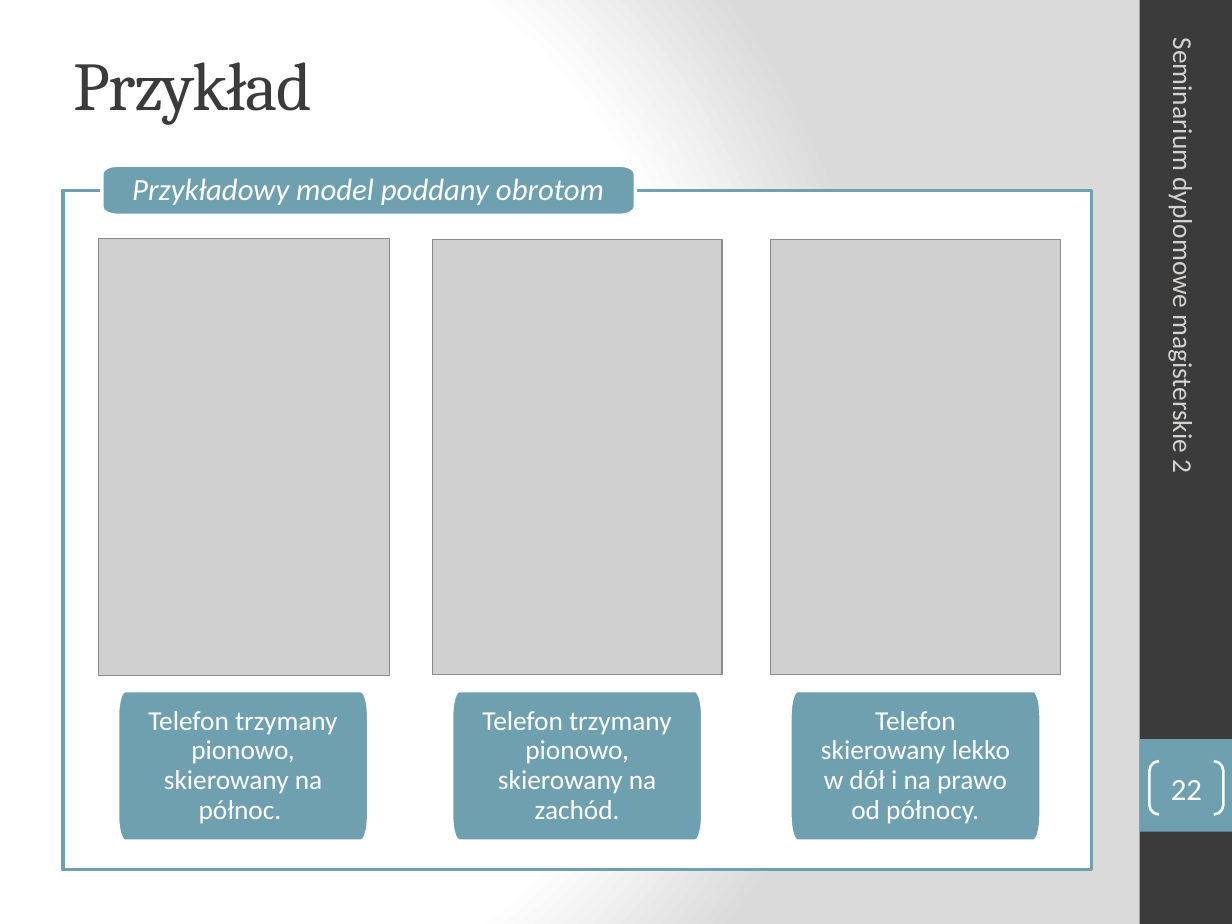
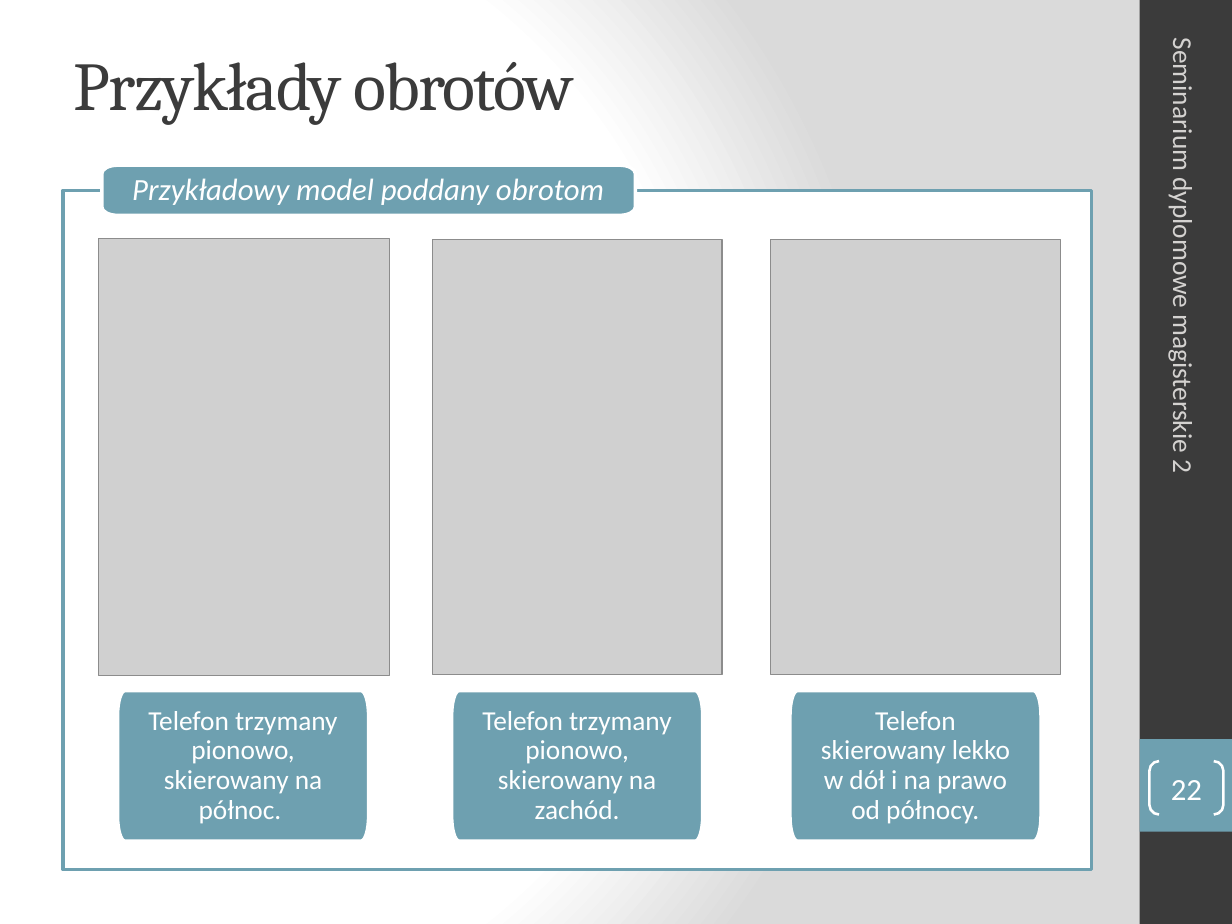
Before and after one commit to manisero/SemesterX, a slide deck: slide 22 of SDM2/manisero/sdm2_Aniserowicz_Michal.pptx. Drawn at 1232x924 pixels with LibreOffice and Linux fonts; fonts in the diff are those of the drawing; grey boxes stand for pictures. Boxes give left, top, right and bottom in pixels: in the first picture for what was removed or moved away, otherwise in the second. Text is boxed around its words. In the diff, an @@ line names an element or a change of style, - is before the commit and + after.

```diff
--- a/SDM2/manisero/sdm2_Aniserowicz_Michal.pptx
+++ b/SDM2/manisero/sdm2_Aniserowicz_Michal.pptx
@@ title at <box>74,62,573,125</box>: text changed @@
-Przykład
+Przykłady obrotów
```
Also in this commit, not shown: 20 other slides changed.
